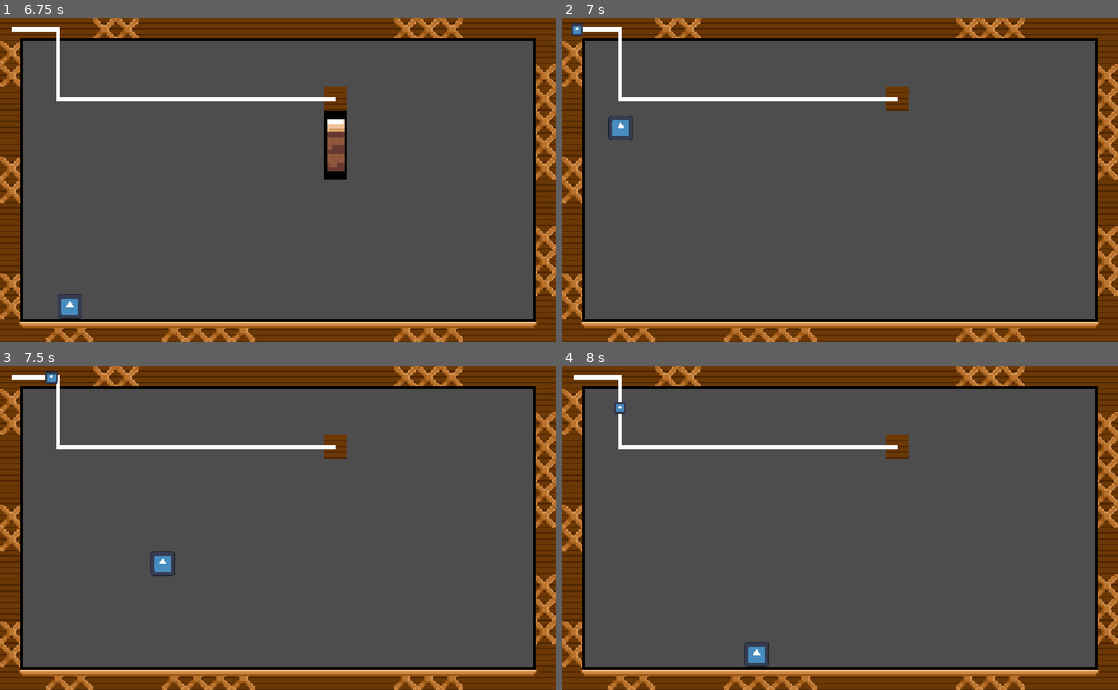
Above: before the commit, frames 1-4 (two rows, left to right).
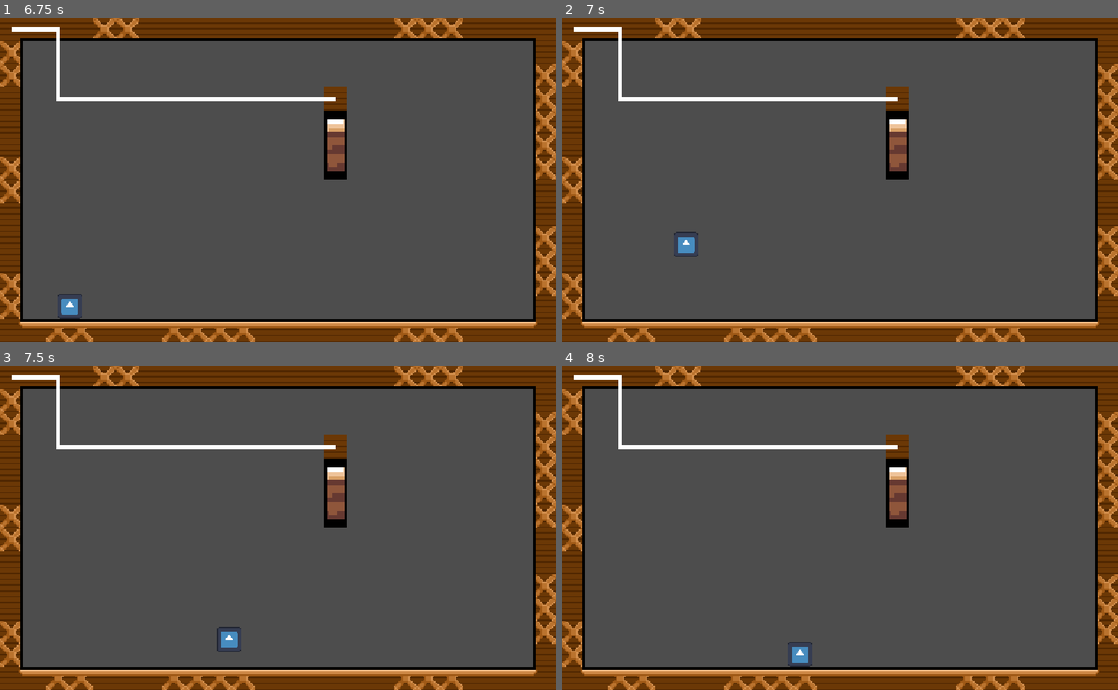
Above: after the commit, the same moments.

Repository: The-Necrodancer/Current-Jam
Game: Godot game, scene res://Scenes/game_manager.tscn
Two runs of this game, one before a commit and one after it. Both use one fixed random seed, a clock stepped at 60 frames per second and the inputs below. The engine's default icon, where the game draws it, is replaced by a stand-in: a white triangle on a blue panel in a dark square.
Inputs:
- Up to frame 1 (6.75 s): click "Play" at 0.5 s; hold D (right) 1.28-2.03 s; tap Space (jump) at 1.52, 2.27, 3.77, 4.52, 5.27 s; hold S (down) 2.03-2.78 s; hold D (right) 2.78-3.53 s; hold W (up) 3.53-4.28 s; hold A (left) 4.28-5.78 s; hold S (down) 5.78-6.53 s; tap Enter at 6.5 s; hold D (right) from 6.53 s (still down)
- Up to frame 2 (7 s): keep holding D (right); tap Space (jump) at 6.77 s
- Up to frame 3 (7.5 s): release D (right) at 7.28 s; hold W (up) from 7.28 s (still down)
- Up to frame 4 (8 s): keep holding W (up); tap Space (jump) at 7.52 s

Frame 1 is identical in both runs. In frame 2, 1.3% of the frame differs, in the area x 1-63%, y 1-74%; in frame 3, 1.4%, in the area x 8-63%, y 1-89%; in frame 4, 1.3%.
Error after the commit: Invalid access to property or key 'level_reset' on a base object of type 'Nil'. (res://Scripts/level.gd:8)

Commit message:
Level class

Diff:
--- a/windy-ass-bank-heist/Scenes/empty_2dScene.tscn
+++ b/windy-ass-bank-heist/Scenes/empty_2dScene.tscn
@@ -1,11 +1,14 @@
 [gd_scene format=4 uid="uid://bo67deoq5ok2c"]
 
+[ext_resource type="Script" uid="uid://6t8efmx5m2rt" path="res://Scripts/level.gd" id="1_c3w37"]
 [ext_resource type="PackedScene" uid="uid://b4hq18ry2n160" path="res://Tilemap Stuff/BasicTilemap.tscn" id="1_rnf03"]
 [ext_resource type="PackedScene" uid="uid://dectjccxyaw1r" path="res://Scenes/player.tscn" id="2_w7fk8"]
 [ext_resource type="PackedScene" uid="uid://bhc828t5ibioa" path="res://Scenes/WireController.tscn" id="3_4574e"]
 [ext_resource type="PackedScene" uid="uid://cfne1c7isnf7l" path="res://Scenes/door.tscn" id="4_6yj1h"]
 
-[node name="Empty2dScene" type="Node2D" unique_id=1277267396]
+[node name="Empty2dScene" type="Node2D" unique_id=875911448]
+script = ExtResource("1_c3w37")
+metadata/_custom_type_script = "uid://6t8efmx5m2rt"
 
 [node name="BasicTilemap" parent="." unique_id=137257255 instance=ExtResource("1_rnf03")]
 tile_map_data = PackedByteArray("AAAAAAAAAQADAAQAAAAAAAEAAQACAAEAAAAAAAIAAQACAAEAAAAAAAMAAQACAAUAAAAAAAQAAQACAAUAAAAAAA …(1536 unchanged characters)…
--- a/windy-ass-bank-heist/Scripts/door.gd
+++ b/windy-ass-bank-heist/Scripts/door.gd
@@ -1,4 +1,5 @@
 extends Node2D
+class_name Door
 
 @export var area : Area2D
 
--- a/windy-ass-bank-heist/Scripts/game_manager.gd
+++ b/windy-ass-bank-heist/Scripts/game_manager.gd
@@ -42,19 +42,17 @@
 func load_scene(index:int = 0, packedScene:PackedScene = null):
 	remove_current_scene()
 
-	var cur_level : Node2D
+	var cur_level
 	if packedScene == null:
 		cur_level = await levels[index].instantiate()
 		cur_level_index = index
 	else:
 		cur_level = await packedScene.instantiate()
 
+	if cur_level is Level:
+		cur_level.gameManager = self
+
 	self.add_child(cur_level)
-
-	#Connects Doors to level manager
-	var d = get_tree().get_nodes_in_group("Door")
-	for Door in d:
-		Door.connect("level_reset", reload_current_scene)
 
 
 
--- /dev/null
+++ b/windy-ass-bank-heist/Scripts/level.gd
@@ -0,0 +1,14 @@
+extends Node2D
+class_name Level
+
+var gameManager : GameManager = null
+@export var end_door : Door
+
+func _ready() -> void:
+	end_door.level_reset.connect(reset_level)
+
+func reset_level():
+	gameManager.reload_current_scene()
+
+func complete_level():
+	gameManager.load_next_scene()
Not shown, added: windy-ass-bank-heist/Scripts/level.gd.uid
